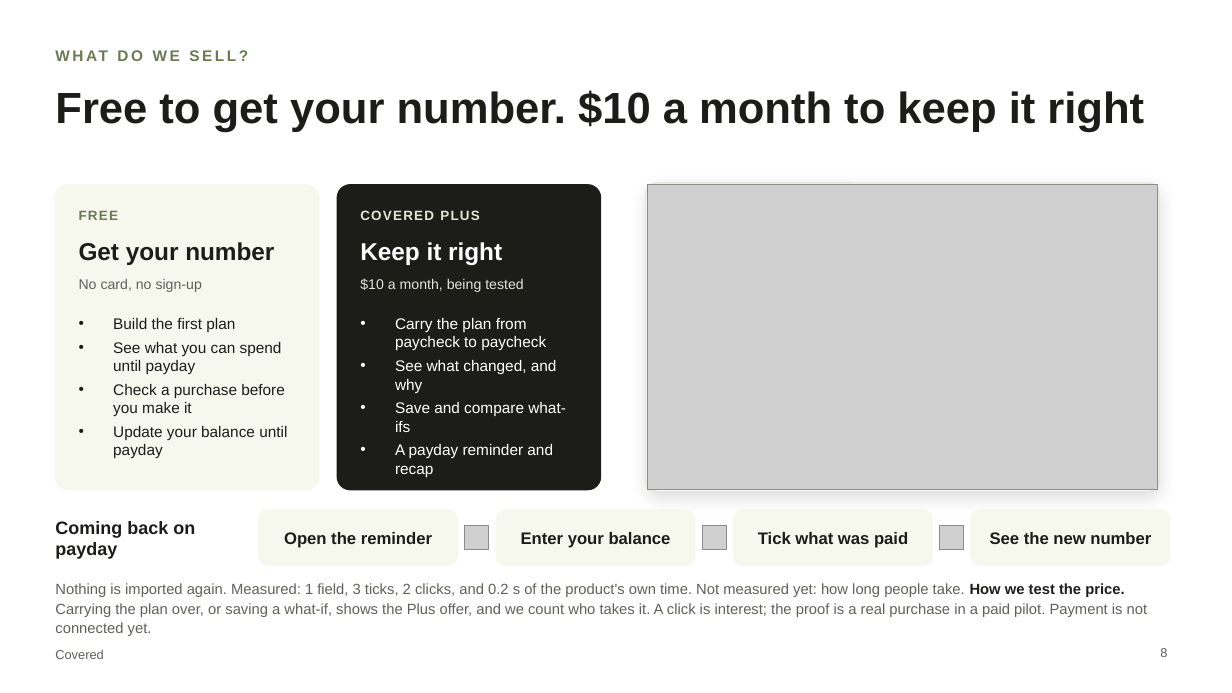
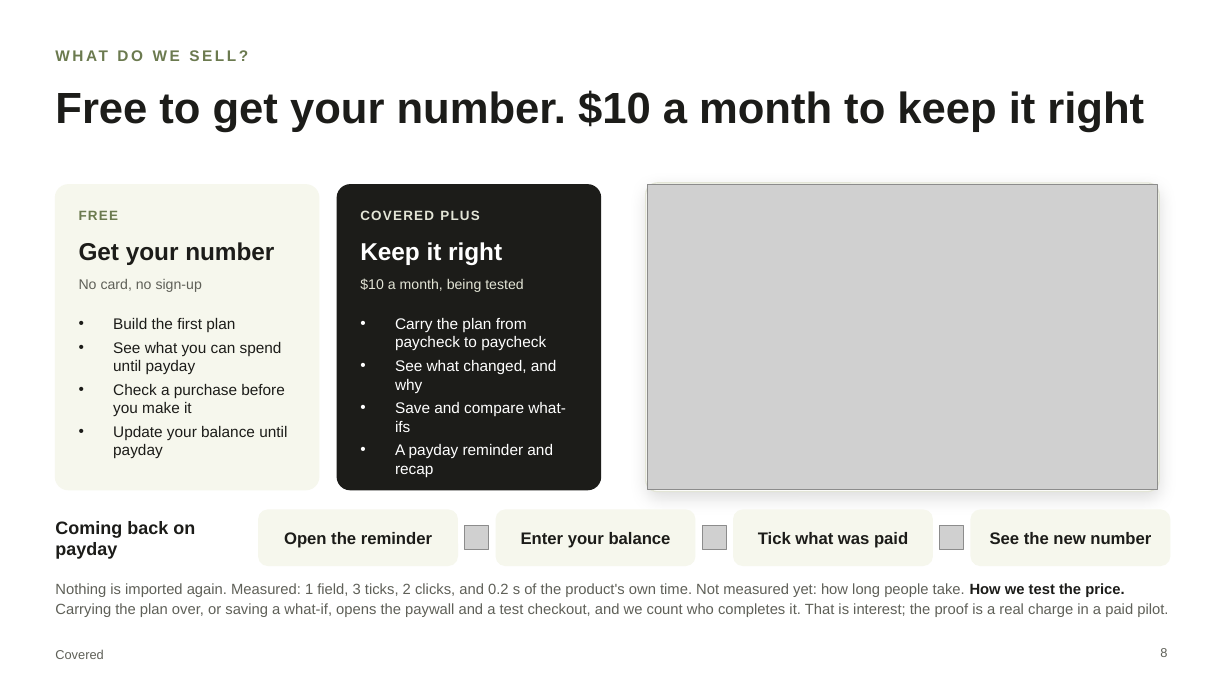
Before and after one commit to chinusoid/FractureTeam, a slide deck: slide 8 of pitch/covered-pitch.pptx. Drawn at 1232x693 pixels with LibreOffice and Linux fonts; fonts in the diff are those of the drawing; grey boxes stand for pictures. Boxes give left, top, right and bottom in pixels: in the first picture for what was removed or moved away, otherwise in the second. Text is boxed around its words. In the diff, an @@ line names an element or a change of style, - is before the commit and + after.

```diff
--- a/pitch/covered-pitch.pptx
+++ b/pitch/covered-pitch.pptx
@@ text at [55, 583, 1168, 617]: text changed @@
-Nothing is imported again. Measured: 1 field, 3 ticks, 2 clicks, and 0.2 s of the product's own time. Not measured yet: how long people take. How we test the price. Carrying the plan over, or saving a what-if, shows the Plus offer, and we count who takes it. A click is interest; the proof is a real purchase in a paid pilot. Payment is not connected yet.
+Nothing is imported again. Measured: 1 field, 3 ticks, 2 clicks, and 0.2 s of the product's own time. Not measured yet: how long people take. How we test the price. Carrying the plan over, or saving a what-if, opens the paywall and a test checkout, and we count who completes it. That is interest; the proof is a real charge in a paid pilot.
```
Also in this commit, not shown: 2 other slides changed, 14 other files.
